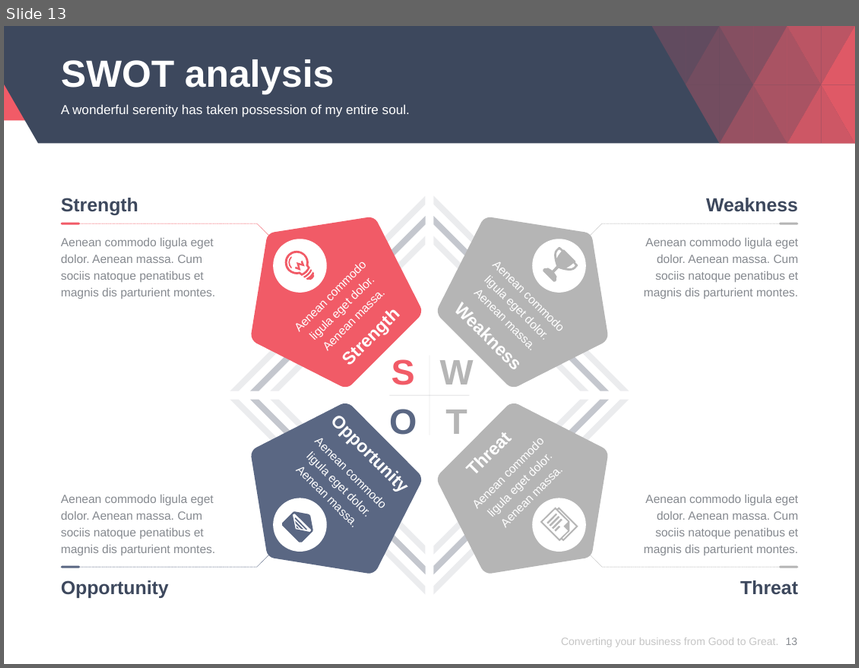
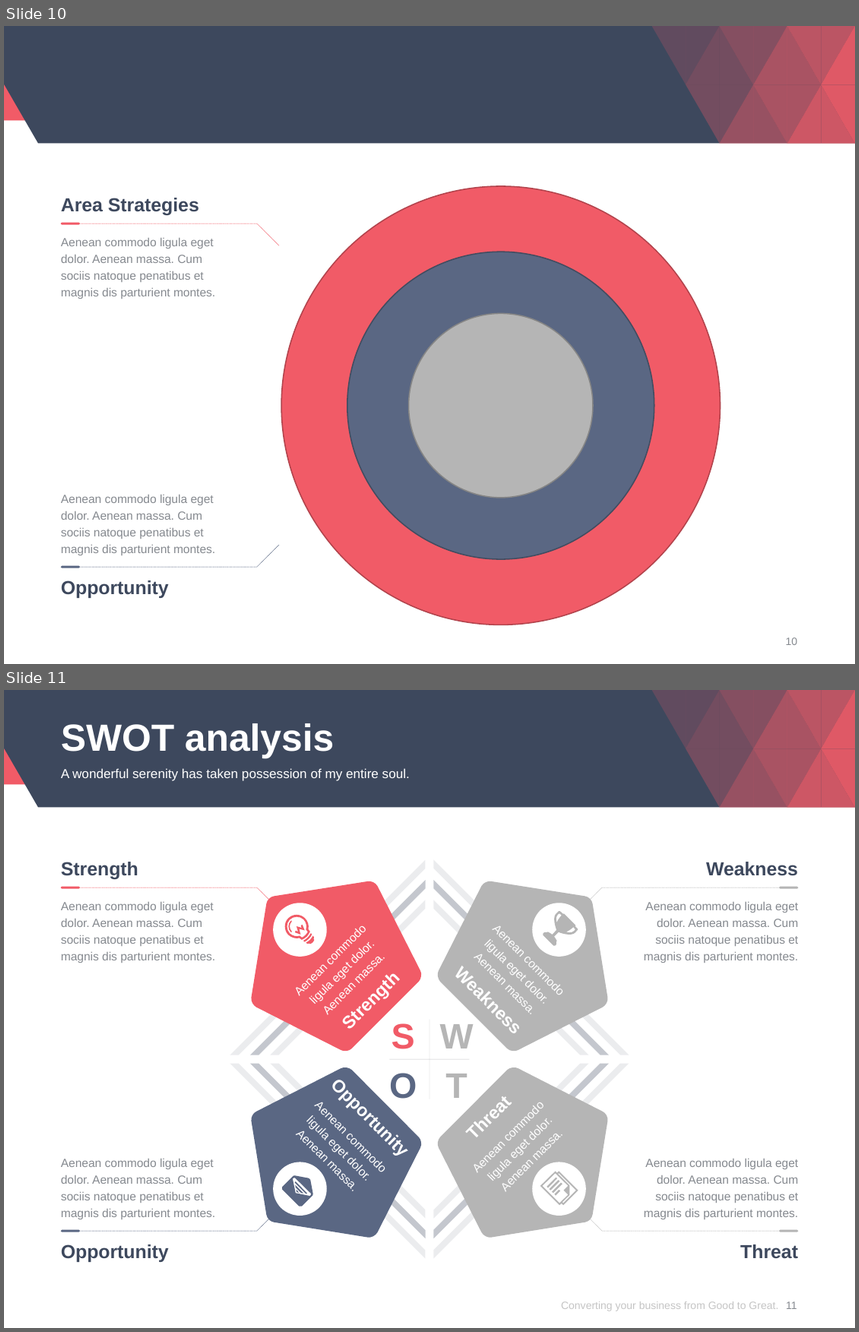
Before and after one commit to davidjacksonluther/impacttest, a slide deck: View/Company/McDonalds/Competitor Analysis and Solutions.pptx. Shown one above the other, each under a label of ours: slide 13 before the commit, slides 10 and 11 after it. The pictures are 859x668 and 859x1332 pixels, drawn with LibreOffice and Linux fonts; fonts in the diff are those of the drawing. Boxes give left, top, right and bottom in pixels: in the first picture for what was removed or moved away, otherwise in the second. Text is boxed around its words. In the diff, an @@ line names an element or a change of style, - is before the commit and + after.

```diff
--- a/View/Company/McDonalds/Competitor Analysis and Solutions.pptx
+++ b/View/Company/McDonalds/Competitor Analysis and Solutions.pptx
@@ slide 10 added at box(4, 26, 855, 664), background #FFFFFF; not listed: 22 template elements that a slide beside it also shows @@
@@ ellipse added at box(281, 186, 721, 625), fill #F15B67, outline #B2434C 1 pt @@
@@ group added at box(61, 198, 279, 299): 2 texts, 1 freeform shape, 1 line @@
+Aenean commodo ligula eget dolor. Aenean massa. Cum sociis natoque penatibus et magnis dis parturient montes.
+Area Strategies
@@ ellipse added at box(347, 252, 655, 559), fill #5A6783, outline #434C61 1 pt @@
@@ ellipse added at box(408, 314, 593, 499), fill #B5B5B5, outline #868686 1 pt @@
@@ text added at box(61, 495, 215, 556), 10 pt, text #85898F @@
+Aenean commodo ligula eget dolor. Aenean massa. Cum sociis natoque penatibus et magnis dis parturient montes.
@@ freeform shape added at box(75, 545, 279, 567), outline #5A6783 0.25 pt dashed @@
@@ line added from (79, 567) to (62, 567), #5A6783 2 pt @@
@@ text added at box(61, 581, 169, 598), 16 pt, text #3D485D, bold @@
+Opportunity
@@ page number added at box(786, 638, 798, 645), 9 pt, text #85898F @@
+10
@@ what was slide 13 is now slide 11 @@
@@ page number at box(786, 1302, 797, 1309): text changed @@
-13
+11
```
Also in this commit, not shown: 10 slides changed, 3 other slides added, 1 slide removed, 2 other files.
